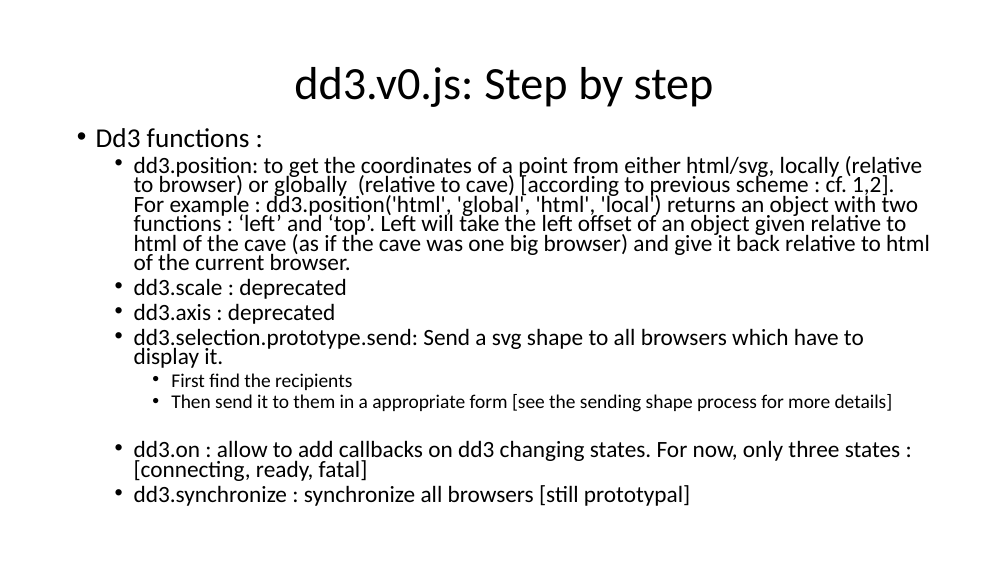
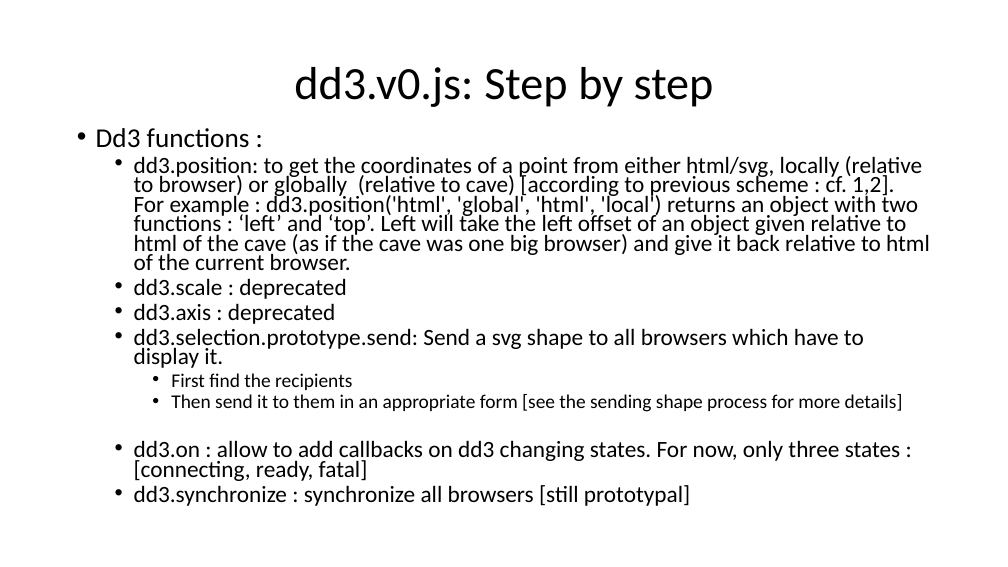
Before and after one commit to theevann/DD3, a slide deck: slide 6 of DD3.pptx. Drawn at 1008x567 pixels with LibreOffice and Linux fonts; fonts in the diff are those of the drawing. Boxes give left, top, right and bottom in pixels: in the first picture for what was removed or moved away, otherwise in the second. Text is boxed around its words. In the diff, an @@ line names an element or a change of style, - is before the commit and + after.

Commit message:
typos correction

```diff
--- a/DD3.pptx
+++ b/DD3.pptx
@@ text at (171,394,903,412): text changed @@
-    • Then send it to them in a appropriate form [see the sending shape process for more details]
+    • Then send it to them in an appropriate form [see the sending shape process for more details]
```
Also in this commit, not shown: 2 other slides changed.
